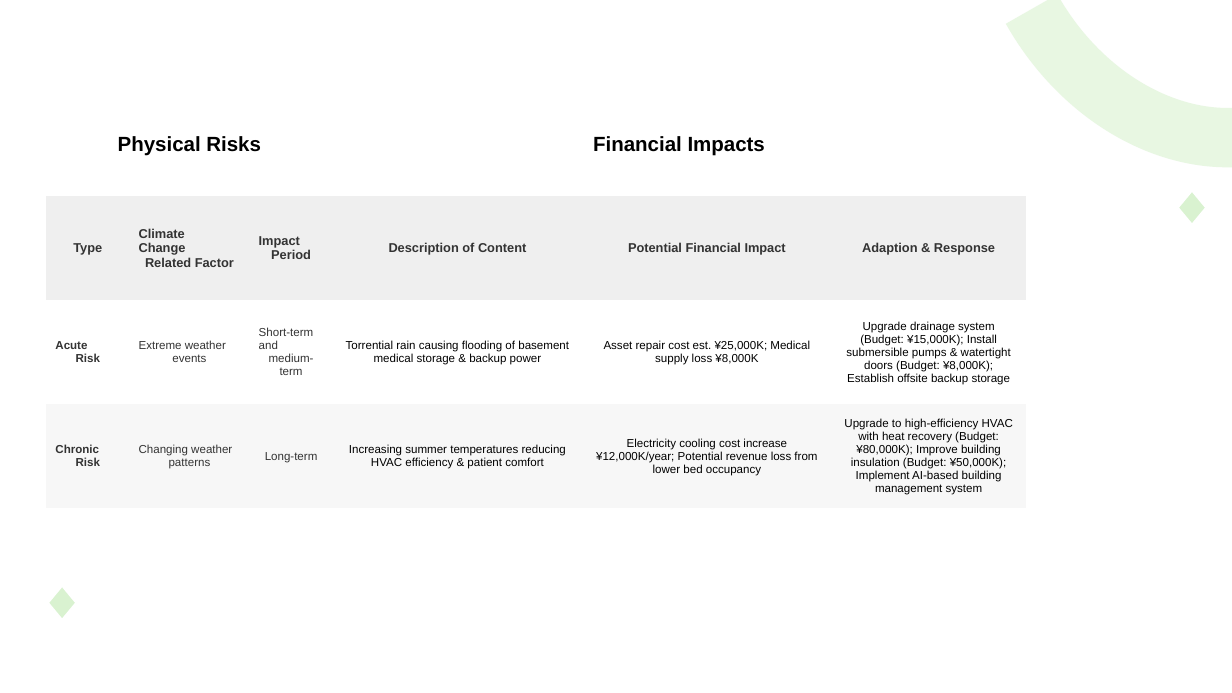
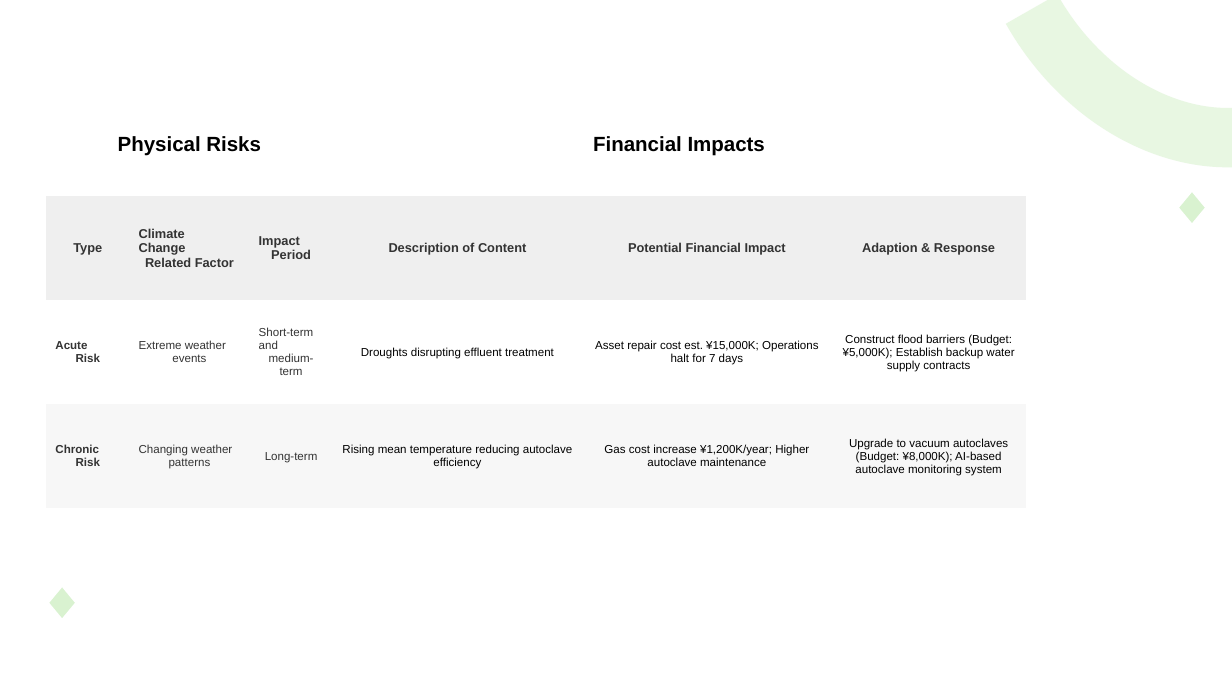
Before and after one commit to jackman993/sustainability-rep, a slide deck: slide 2 of shared/engine/tcfd/output/TCFD_table.pptx. Drawn at 1232x693 pixels with LibreOffice and Linux fonts; fonts in the diff are those of the drawing. Boxes give left, top, right and bottom in pixels: in the first picture for what was removed or moved away, otherwise in the second. Text is boxed around its words. In the diff, an @@ line names an element or a change of style, - is before the commit and + after.

```diff
--- a/shared/engine/tcfd/output/TCFD_table.pptx
+++ b/shared/engine/tcfd/output/TCFD_table.pptx
@@ table at (46,92,1026,508) @@
-row 3: Acute Risk | Extreme weather events | Short-term and medium-term | Torrential rain causing flooding of basement medical storage & backup power | Asset repair cost est. ¥25,000K; Medical supply loss ¥8,000K | Upgrade drainage system (Budget: ¥15,000K); Install submersible pumps & watertight doors (Budget: ¥8,000K); Establish offsite backup storage
+row 3: Acute Risk | Extreme weather events | Short-term and medium-term | Droughts disrupting effluent treatment | Asset repair cost est. ¥15,000K; Operations halt for 7 days | Construct flood barriers (Budget: ¥5,000K); Establish backup water supply contracts
-row 4: Chronic Risk | Changing weather patterns | Long-term | Increasing summer temperatures reducing HVAC efficiency & patient comfort | Electricity cooling cost increase ¥12,000K/year; Potential revenue loss from lower bed occupancy | Upgrade to high-efficiency HVAC with heat recovery (Budget: ¥80,000K); Improve building insulation (Budget: ¥50,000K); Implement AI-based building management system
+row 4: Chronic Risk | Changing weather patterns | Long-term | Rising mean temperature reducing autoclave efficiency | Gas cost increase ¥1,200K/year; Higher autoclave maintenance | Upgrade to vacuum autoclaves (Budget: ¥8,000K); AI-based autoclave monitoring system
```
Also in this commit, not shown: 6 other slides changed, 23 other files.
